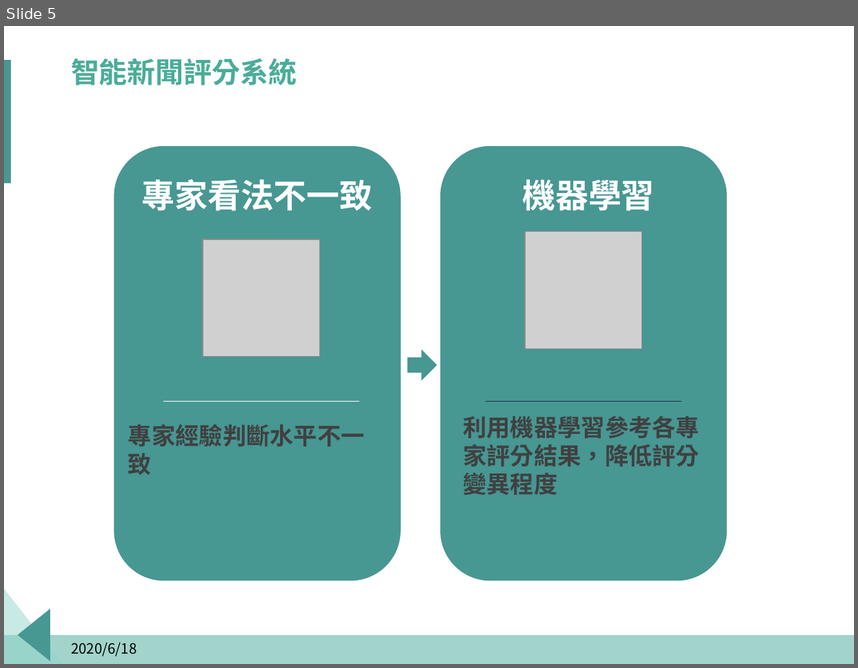
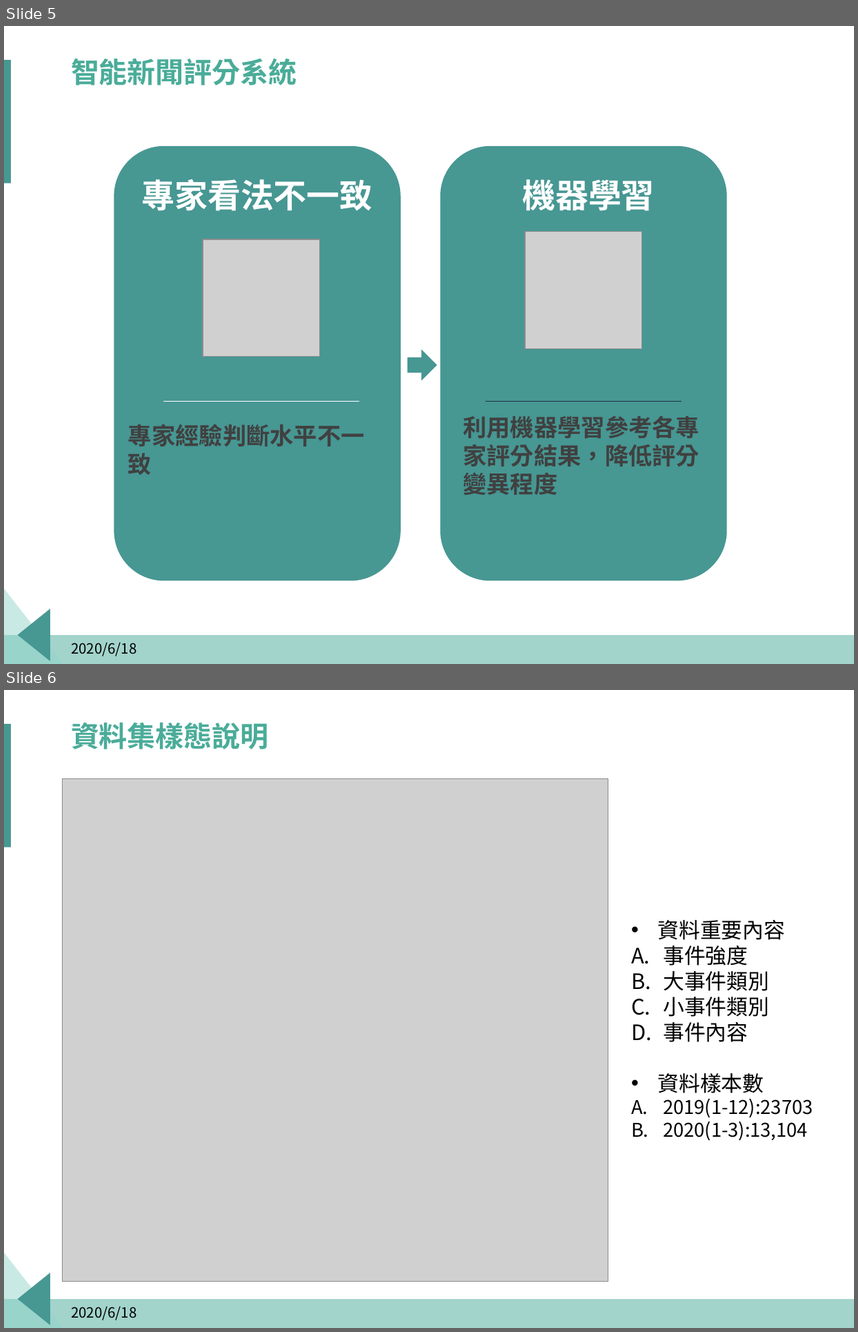
Before and after one commit to p314008dsa/Text-mining, a slide deck: Fintech.pptx. Shown one above the other, each under a label of ours: slide 5 before the commit, slides 5 and 6 after it. The pictures are 858x668 and 858x1332 pixels, drawn with LibreOffice and Linux fonts; fonts in the diff are those of the drawing; grey boxes stand for pictures; background and template pictures are left out. Boxes give left, top, right and bottom in pixels: in the first picture for what was removed or moved away, otherwise in the second. Text is boxed around its words. In the diff, an @@ line names an element or a change of style, - is before the commit and + after.

```diff
--- a/Fintech.pptx
+++ b/Fintech.pptx
@@ slide 6 added at [4,690,854,1328], background #FFFFFF; not listed: 4 template elements that a slide beside it also shows @@
@@ title added at [71,722,269,749], 24 pt, text #4AAC99, bold @@
+資料集樣態說明
@@ picture added at [63,778,608,1281] @@
@@ text added at [658,920,813,1141], 16 pt, text #000000 @@
+• 資料重要內容
+A. 事件強度
+B. 大事件類別
+C. 小事件類別
+D. 事件內容
+• 資料樣本數
+A. 2019(1-12):23703
+B. 2020(1-3):13,104
@@ text added at [71,1305,137,1320], 12 pt, text #000000 @@
+2020/6/18
```
Also in this commit, not shown: 4 other slides added.
